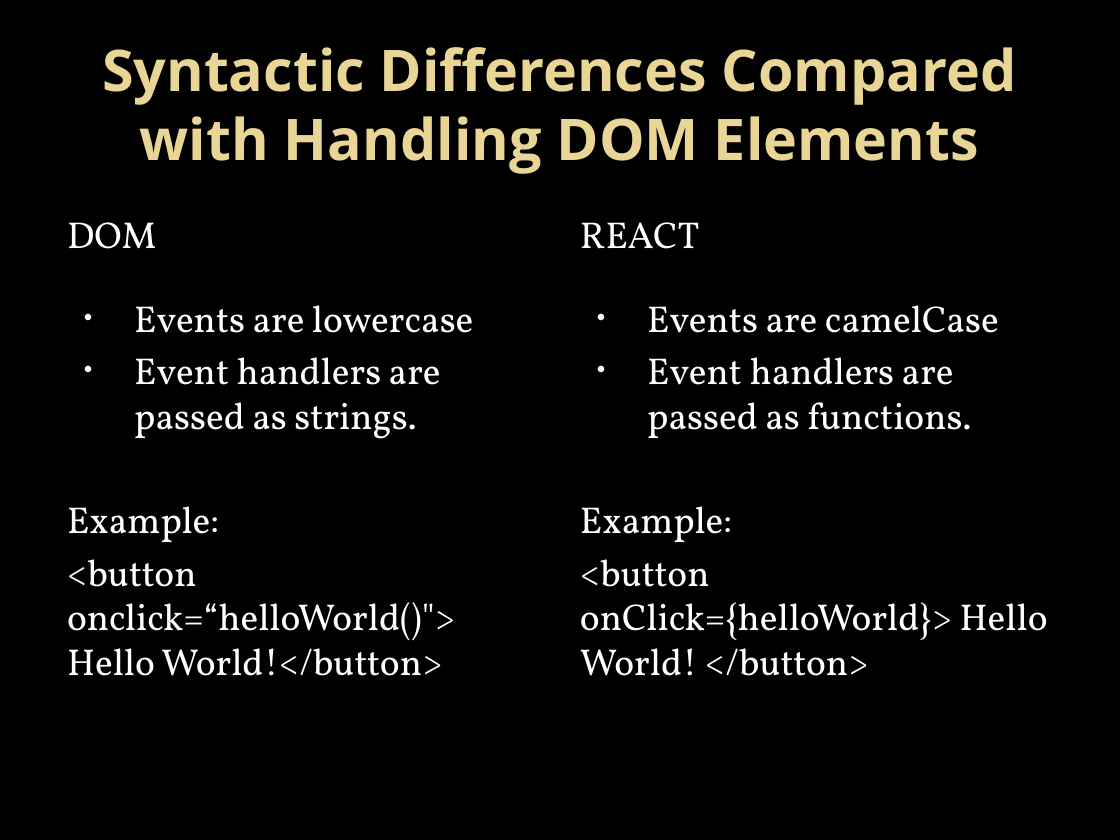
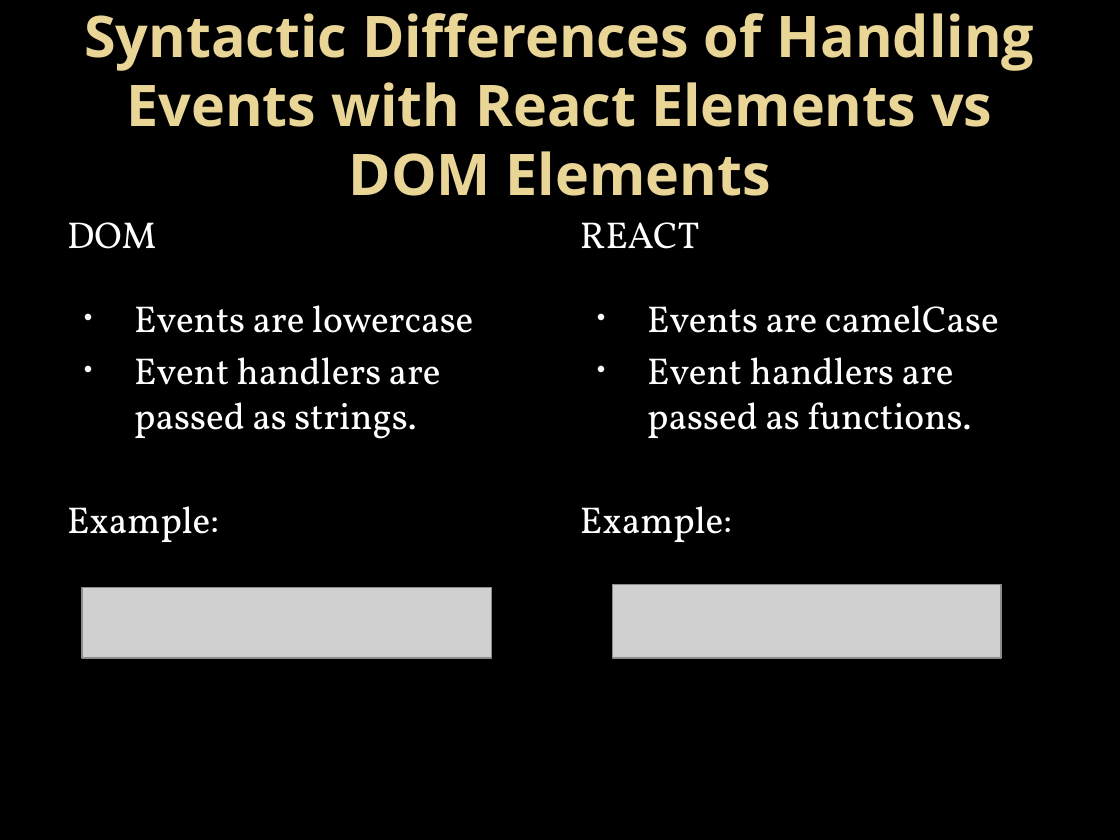
Before and after one commit to nhopfe/cohort3, a slide deck: slide 3 of Handling Events in React.pptx (slide 5 before the commit). Drawn at 1120x840 pixels with LibreOffice and Linux fonts; fonts in the diff are those of the drawing; grey boxes stand for pictures; background and template pictures are left out. Boxes give left, top, right and bottom in pixels: in the first picture for what was removed or moved away, otherwise in the second. Text is boxed around its words. In the diff, an @@ line names an element or a change of style, - is before the commit and + after.

```diff
--- a/Handling Events in React.pptx
+++ b/Handling Events in React.pptx
@@ title at (x1=84, y1=13, x2=1034, y2=196): text changed @@
-Syntactic Differences Compared with Handling DOM Elements
+Syntactic Differences of Handling Events with React Elements vs DOM Elements
@@ text at (x1=67, y1=559, x2=455, y2=676): paragraph removed @@
-<button onclick=“helloWorld()"> Hello World!</button>
@@ text at (x1=580, y1=559, x2=1048, y2=676): paragraph removed @@
-<button onClick={helloWorld}> Hello World! </button>
@@ picture added at (x1=82, y1=588, x2=492, y2=659) @@
@@ picture added at (x1=613, y1=585, x2=1000, y2=659) @@
```
Also in this commit, not shown: 6 other slides changed, 4 slides added, 3 slides removed.
